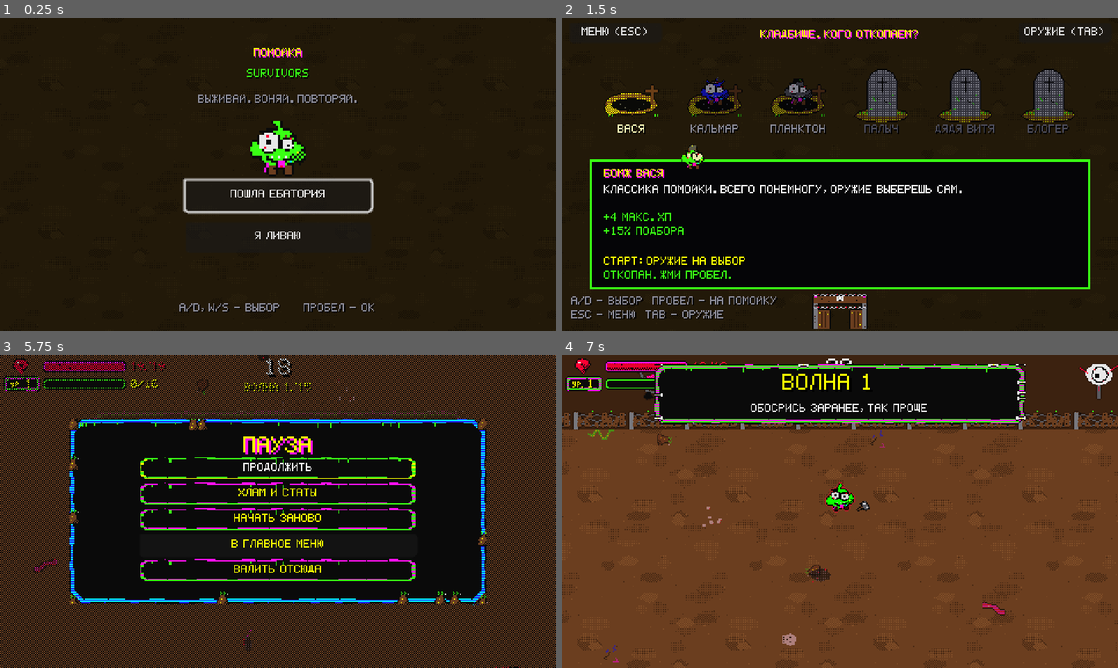
Above: before the commit, frames 1-4 (two rows, left to right).
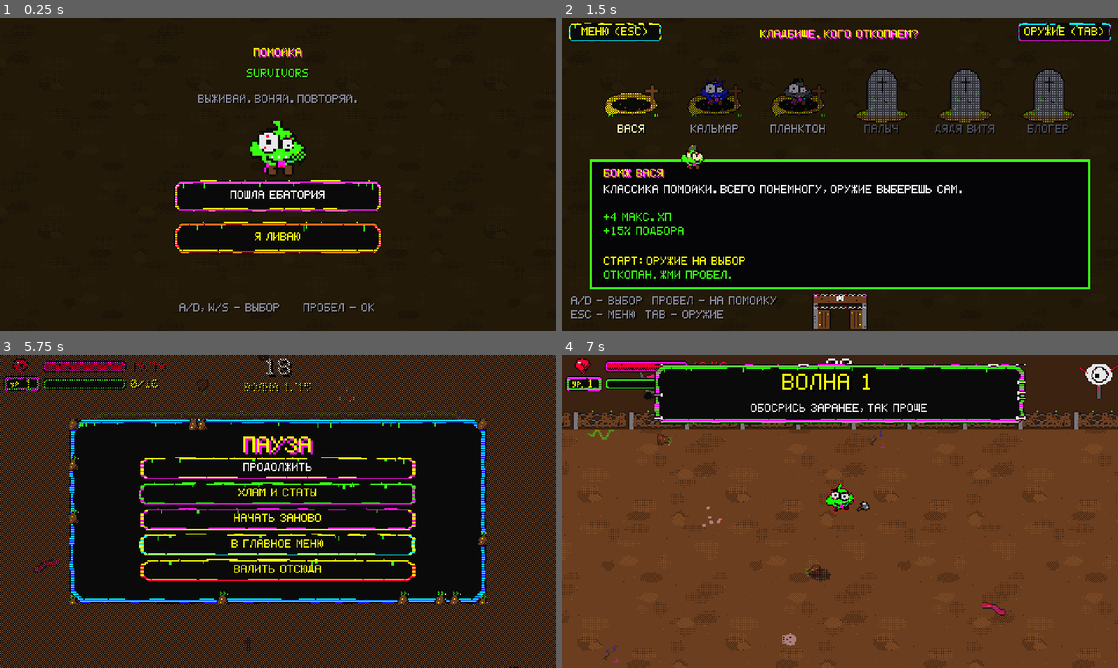
Above: after the commit, the same moments.

Repository: Gepackstuck/Stinky_Dumpster_Survivors
Game: Godot game, scene res://scenes/ui/main_menu.tscn
Two runs of this game, one before a commit and one after it. Both use one fixed random seed, a clock stepped at 60 frames per second and the inputs below.
Inputs (mouse positions are in pixels of both pictures, inside the frame that each line leads up to):
- Up to frame 1 (0.25 s): no input
- Up to frame 2 (1.5 s): click "ПОШЛА ЕБАТОРИЯ" at 0.5 s; tap Enter at 1.25 s; move the mouse to (962, 158) at 1.27 s; hold D (move_right) from 1.28 s (still down); tap Tab at 1.35 s
- Up to frame 3 (5.75 s): tap Space (ui_accept) at 1.52, 3.02, 4.52, 5.27 s; release D (move_right) at 2 s; click (66, 436) at 2.02 s; move the mouse to (166, 527) at 2.77 s; hold S (move_down) 2.78-3.53 s; tap R at 2.85, 5.1 s; move the mouse to (333, 442) at 3.52 s; hold D (move_right) 3.53-4.28 s; tap F at 3.6 s; move the mouse to (250, 574) at 4.27 s; hold W (move_up) 4.28-5.03 s; tap Tab at 4.35 s; move the mouse to (444, 558) at 5.02 s; hold A (move_left) from 5.03 s (still down); tap Escape (ui_cancel) at 5.65 s
- Up to frame 4 (7 s): release A (move_left) at 5.75 s; click "НАЧАТЬ ЗАНОВО" at 5.75 s; move the mouse to (673, 464) at 6.52 s; hold A (move_left) from 6.53 s (still down); tap F at 6.6 s; tap Space (ui_accept) at 6.77 s

The runs differ from the first frame. In frame 1, 2.4% of the frame differs, in the area x 31-69%, y 51-76%; in frame 2, 0.5%; in frame 3, 3.1%, in the area x 25-75%, y 32-73%; in frame 4, nothing differs.

Commit message:
Разные рамки кнопок, кнопка В главное меню в стиле
Co-Authored-By: Claude Sonnet 5.5 <noreply@anthropic.com>
Claude-Session: https://claude.ai/code/session_01GvQcLtpmeq9xDjqGAM3qCT

Diff:
--- a/scripts/ui/graveyard.gd
+++ b/scripts/ui/graveyard.gd
@@ -3,6 +3,7 @@
 ## Кладбище: экран выбора персонажа. Закрытый герой - закопанная могила с именем на плите,
 ## открытый сидит в раскопанной яме. A/D или мышь - выбор, пробел/клик - на помойку.
 
+const UI_BUTTONS: GDScript = preload("res://scripts/ui/ui_buttons.gd")
 const BOOK: GDScript = preload("res://scripts/ui/weapon_book.gd")
 const MENU_SCENE: String = "res://scenes/ui/main_menu.tscn"
 const GAME_SCENE: String = "res://scenes/levels/main.tscn"
@@ -92,6 +93,7 @@
 	menu.size = Vector2(80.0, 16.0)
 	menu.focus_mode = Control.FOCUS_NONE
 	menu.pressed.connect(_to_menu)
+	UI_BUTTONS.skin(menu, 3)
 	add_child(menu)
 	var book: Button = Button.new()
 	book.text = "ОРУЖИЕ (TAB)"
@@ -99,6 +101,7 @@
 	book.size = Vector2(80.0, 16.0)
 	book.focus_mode = Control.FOCUS_NONE
 	book.pressed.connect(_toggle_book)
+	UI_BUTTONS.skin(book, 5)
 	add_child(book)
 
 
--- a/scripts/ui/main_menu.gd
+++ b/scripts/ui/main_menu.gd
@@ -3,6 +3,7 @@
 ## Главное меню: «Пошла ебаторя» ведёт на кладбище, «Я ливаю» закрывает игру.
 
 const GRAVEYARD_SCENE: String = "res://scenes/ui/graveyard.tscn"
+const UI_BUTTONS: GDScript = preload("res://scripts/ui/ui_buttons.gd")
 const SCREEN: Vector2 = Vector2(480.0, 270.0)
 const GROUND: Texture2D = preload("res://assets/sprites/ground_tile.png")
 const PLAYER_TEX: Texture2D = preload("res://assets/sprites/player.png")
@@ -45,6 +46,8 @@
 	add_child(_hero)
 	_start = _button("ПОШЛА ЕБАТОРИЯ", 140.0)
 	_quit = _button("Я ЛИВАЮ", 176.0)
+	UI_BUTTONS.skin(_start, 0)
+	UI_BUTTONS.skin(_quit, 4)
 	_start.pressed.connect(func() -> void: SceneFlow.go(GRAVEYARD_SCENE, Vector2.DOWN))
 	_quit.pressed.connect(func() -> void: get_tree().quit())
 	_start.grab_focus()
@@ -69,8 +72,8 @@
 func _button(text: String, y: float) -> Button:
 	var button: Button = Button.new()
 	button.text = text
-	button.position = Vector2((SCREEN.x - 160.0) * 0.5, y)
-	button.size = Vector2(160.0, 26.0)
+	button.position = Vector2((SCREEN.x - 180.0) * 0.5, y)
+	button.size = Vector2(180.0, 28.0)
 	add_child(button)
 	return button
 
--- a/scripts/ui/pause_menu.gd
+++ b/scripts/ui/pause_menu.gd
@@ -2,6 +2,7 @@
 extends CanvasLayer
 ## Простейшее меню паузы по Esc: продолжить / заново / выйти.
 
+const UI_BUTTONS: GDScript = preload("res://scripts/ui/ui_buttons.gd")
 const PANELS: Texture2D = preload("res://assets/ui/death_panels.png")
 const PANEL_SIZE: Vector2 = Vector2(360.0, 160.0)
 const PANEL_VARIANTS: int = 4
@@ -41,10 +42,9 @@
 	_menu_button = Button.new()
 	_menu_button.text = "В ГЛАВНОЕ МЕНЮ"
 	_menu_button.size = _quit.size
-	_menu_button.theme_type_variation = _quit.theme_type_variation
-	for key: String in ["font_color", "font_hover_color", "font_focus_color"]:
-		if _quit.has_theme_color_override(key):
-			_menu_button.add_theme_color_override(key, _quit.get_theme_color(key))
+	var skinned: Array[Button] = [_resume, _inventory_button, _restart, _menu_button, _quit]
+	for i: int in skinned.size():
+		UI_BUTTONS.skin(skinned[i], i)
 	_root.add_child(_menu_button)
 	order[3] = _menu_button
 	for i: int in order.size():
@@ -74,11 +74,13 @@
 	_confirm_yes.text = "ДА, ПОХЕРИТЬ"
 	_confirm_yes.position = Vector2(100.0, 150.0)
 	_confirm_yes.size = Vector2(130.0, 22.0)
+	UI_BUTTONS.skin(_confirm_yes, 4)
 	_confirm.add_child(_confirm_yes)
 	_confirm_no = Button.new()
 	_confirm_no.text = "НЕТ, ЕЩЁ ПОЖИВУ"
 	_confirm_no.position = Vector2(250.0, 150.0)
 	_confirm_no.size = Vector2(130.0, 22.0)
+	UI_BUTTONS.skin(_confirm_no, 0)
 	_confirm.add_child(_confirm_no)
 	_root.add_child(_confirm)
 	_confirm_yes.pressed.connect(func() -> void: SceneFlow.go("res://scenes/ui/main_menu.tscn", Vector2.UP))
--- /dev/null
+++ b/scripts/ui/ui_buttons.gd
@@ -0,0 +1,36 @@
+extends RefCounted
+## Свои рамки кнопок: у каждой кнопки меню свой вариант, а не один размноженный шаблон.
+
+const VARIANTS: int = 6
+static var _cache: Dictionary = {}
+
+
+## Одеть кнопку в рамку варианта `variant` (по кругу) и фирменные цвета текста.
+static func skin(button: Button, variant: int) -> void:
+	var index: int = posmod(variant, VARIANTS)
+	var normal: StyleBoxTexture = StyleBoxTexture.new()
+	normal.texture = _tex("button_v%d" % index)
+	var hover: StyleBoxTexture = StyleBoxTexture.new()
+	hover.texture = _tex("button_v%d_hover" % index)
+	button.add_theme_stylebox_override(&"normal", normal)
+	button.add_theme_stylebox_override(&"hover", hover)
+	button.add_theme_stylebox_override(&"pressed", hover)
+	button.add_theme_stylebox_override(&"focus", hover)
+	button.add_theme_color_override(&"font_color", Color(0.968627, 1.0, 0.0))
+	for key: StringName in [&"font_hover_color", &"font_focus_color", &"font_pressed_color"]:
+		button.add_theme_color_override(key, Color.WHITE)
+	button.add_theme_color_override(&"font_shadow_color", Color(1.0, 0.0627451, 0.941176))
+
+
+static func _tex(name: String) -> Texture2D:
+	if _cache.has(name):
+		return _cache[name]
+	var path: String = "res://assets/ui/%s.png" % name
+	var texture: Texture2D = null
+	if ResourceLoader.exists(path):
+		texture = load(path) as Texture2D
+	else:
+		var image: Image = Image.load_from_file(ProjectSettings.globalize_path(path))
+		texture = ImageTexture.create_from_image(image) if image != null else null
+	_cache[name] = texture
+	return texture
Not shown, added: assets/sprites/gate.png.import
Binary file added: assets/ui/button_v0.png
Binary file added: assets/ui/button_v0_hover.png
Binary file added: assets/ui/button_v1.png
Binary file added: assets/ui/button_v1_hover.png
Binary file added: assets/ui/button_v2.png
Binary file added: assets/ui/button_v2_hover.png
Binary file added: assets/ui/button_v3.png
Binary file added: assets/ui/button_v3_hover.png
Binary file added: assets/ui/button_v4.png
Binary file added: assets/ui/button_v4_hover.png
Binary file added: assets/ui/button_v5.png
(and 4 more such lines)
